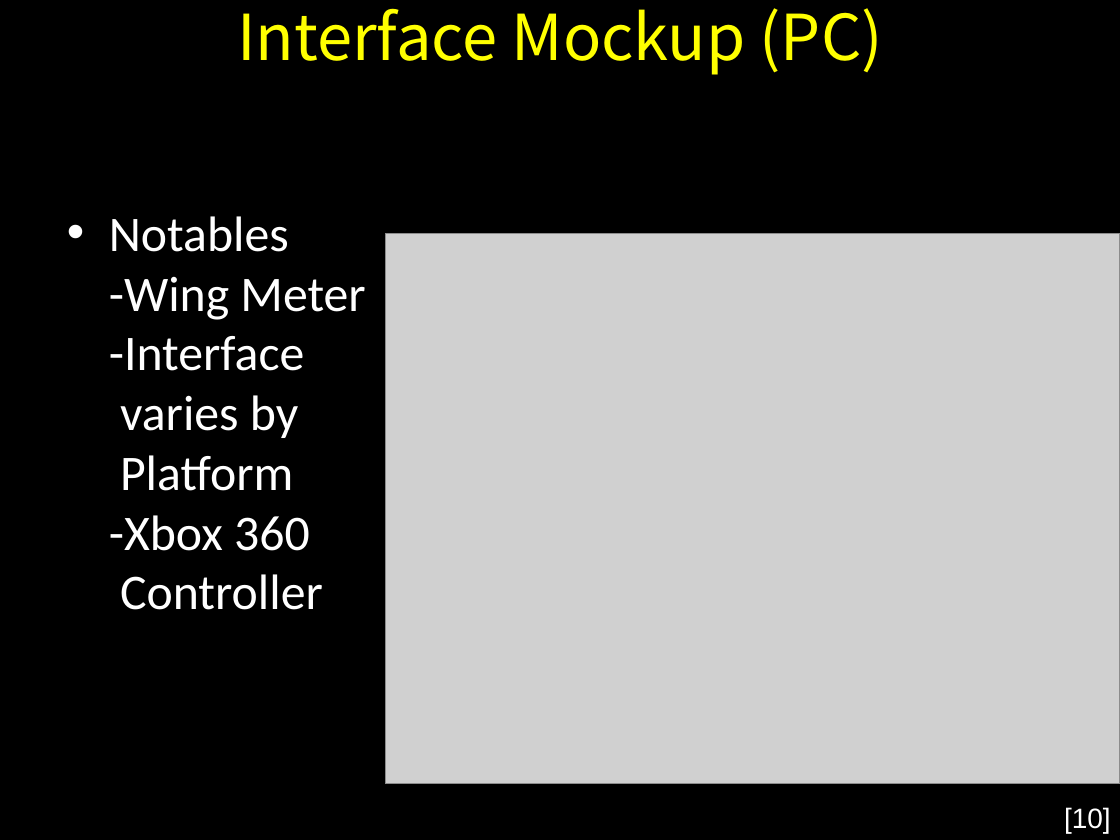
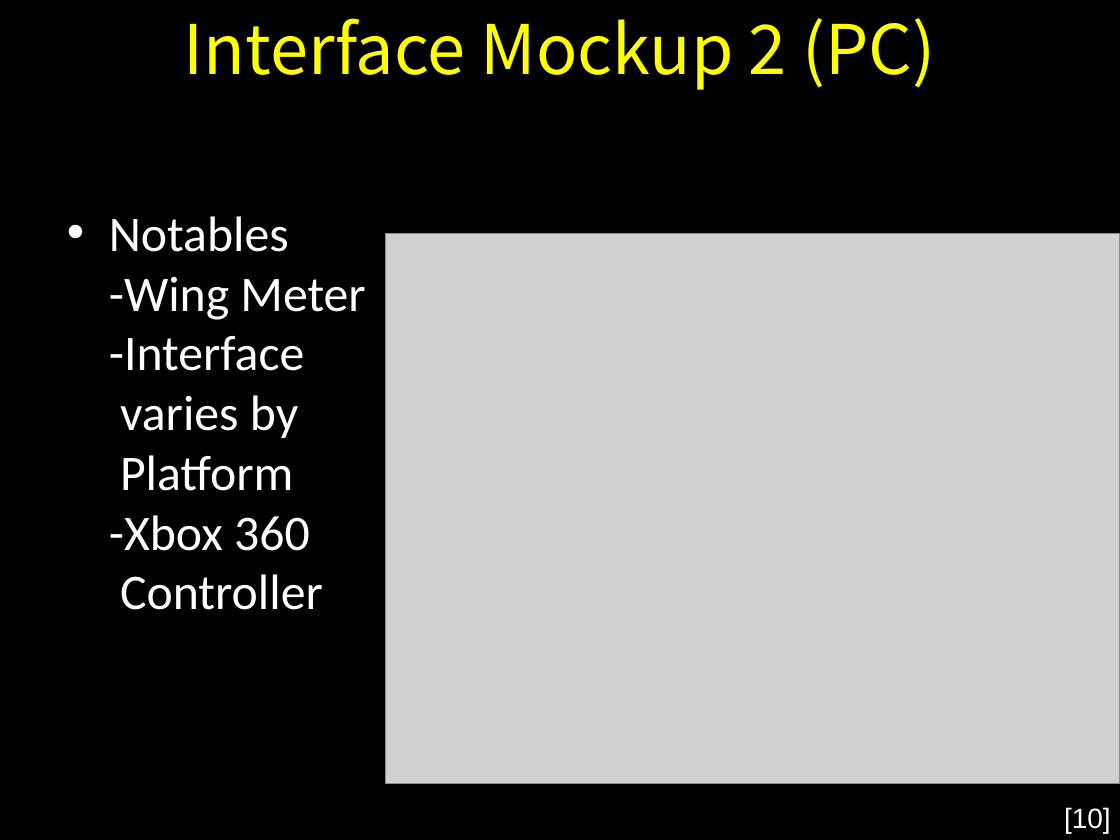
Before and after one commit to Endarire/UCICherubimDemo, a slide deck: slide 16 of Cherubim Game Pitch 10 30 18 (Greg Campbell).ppt (slide 15 before the commit). Drawn at 1120x840 pixels with LibreOffice and Linux fonts; fonts in the diff are those of the drawing; grey boxes stand for pictures. Boxes give left, top, right and bottom in pixels: in the first picture for what was removed or moved away, otherwise in the second. Text is boxed around its words. In the diff, an @@ line names an element or a change of style, - is before the commit and + after.

```diff
--- a/Cherubim Game Pitch 10 30 18 (Greg Campbell).ppt
+++ b/Cherubim Game Pitch 10 30 18 (Greg Campbell).ppt
@@ text at box(184, 18, 935, 90): text changed; size 40.7 to 44 pt @@
-Interface Mockup (PC)
+Interface Mockup 2 (PC)
```
Also in this commit, not shown: 19 other slides changed, 2 slides added.
